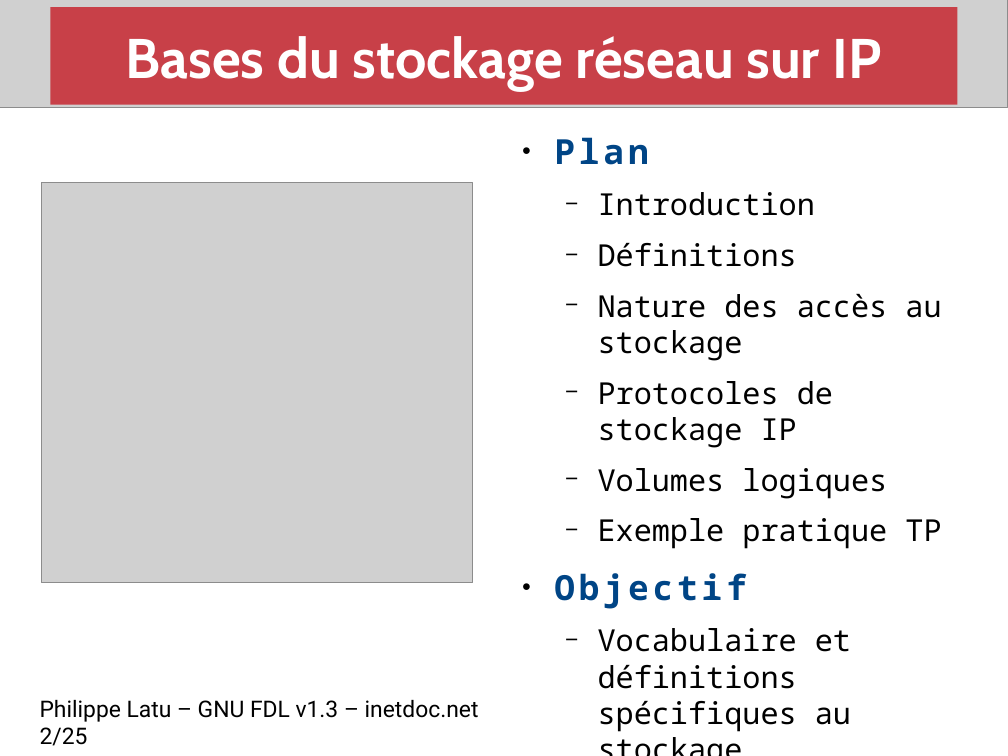
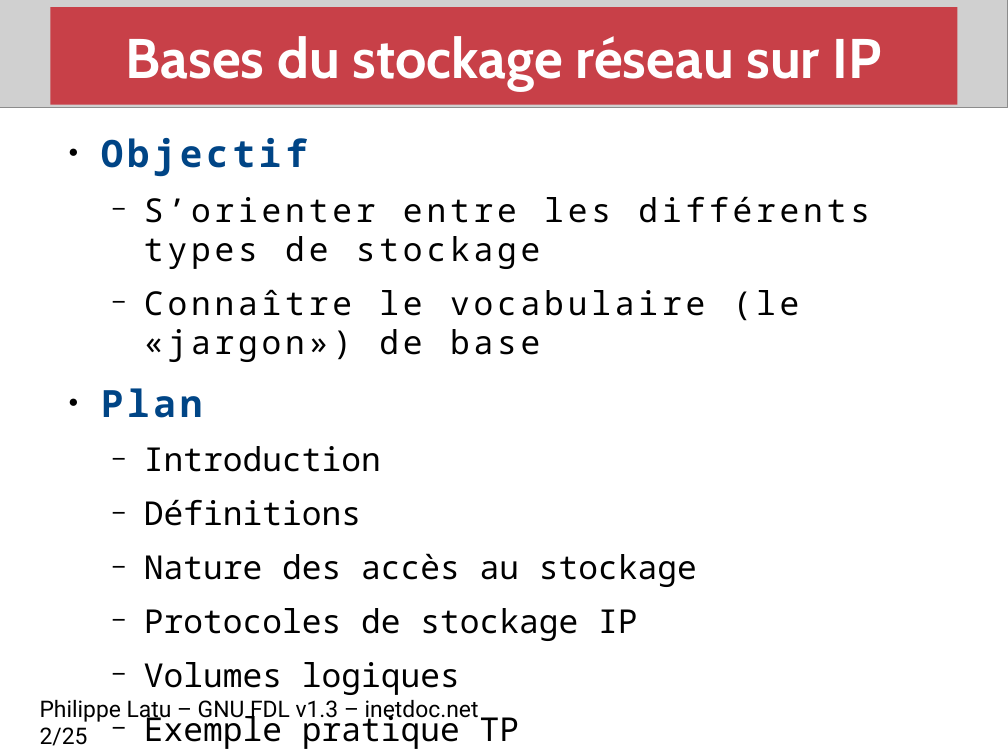
Before and after one commit to platu/inetdoc, a slide deck: slide 2 of presentations/net-storage/net-storage.odp. Drawn at 1008x756 pixels with LibreOffice and Linux fonts; fonts in the diff are those of the drawing; grey boxes stand for pictures. Boxes give left, top, right and bottom in pixels: in the first picture for what was removed or moved away, otherwise in the second. Text is boxed around its words. In the diff, an @@ line names an element or a change of style, - is before the commit and + after.

Commit message:
Révision présentation stockage réseau

```diff
--- a/presentations/net-storage/net-storage.odp
+++ b/presentations/net-storage/net-storage.odp
@@ text "Objectif": place and size @@
-text "Objectif" at (554, 137, 941, 732)
+text "Objectif" at (101, 138, 870, 695)
@@ text at (101, 138, 870, 362): paragraphs added @@
+● Objectif
+  − S’orienter entre les différents types de stockage
+  − Connaître le vocabulaire (le «jargon») de base
@@ picture removed at (41, 183, 473, 584) @@
@@ text at (101, 388, 697, 695): size 27.2 to 29.6 pt in "Plan"; size 23.8 to 25.9 pt in "Introduction", "Définitions", "Nature des accès au stockage", "Protocoles de stockage IP" and 2 more places @@
@@ text at (554, 573, 851, 732): paragraphs removed @@
-● Objectif
-  − Vocabulaire et définitions spécifiques au stockage
```
Also in this commit, not shown: 10 other slides changed.
